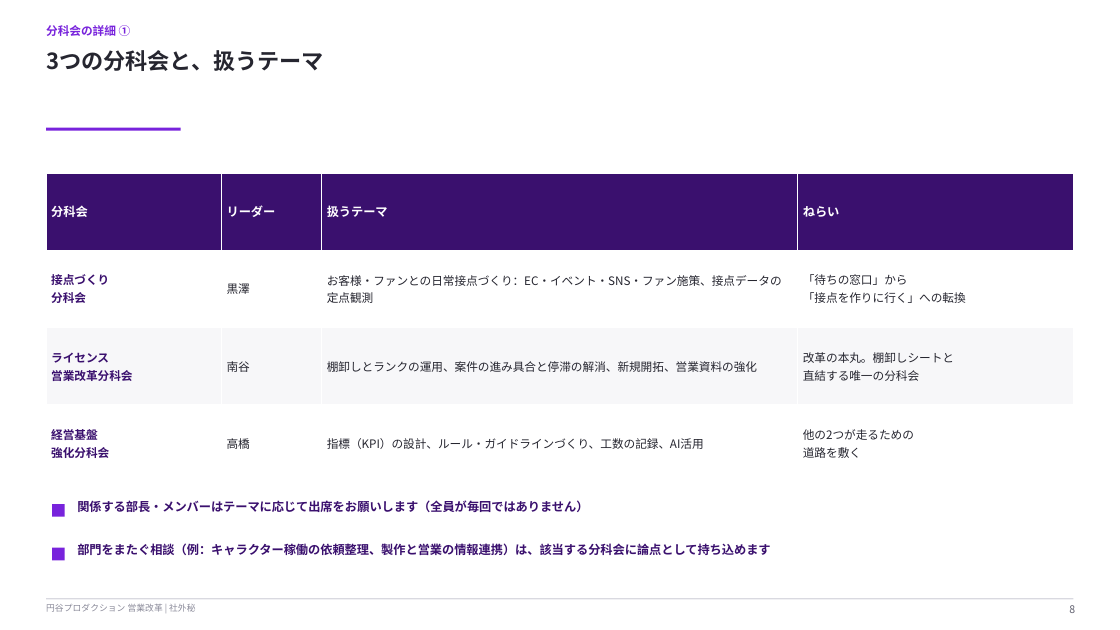
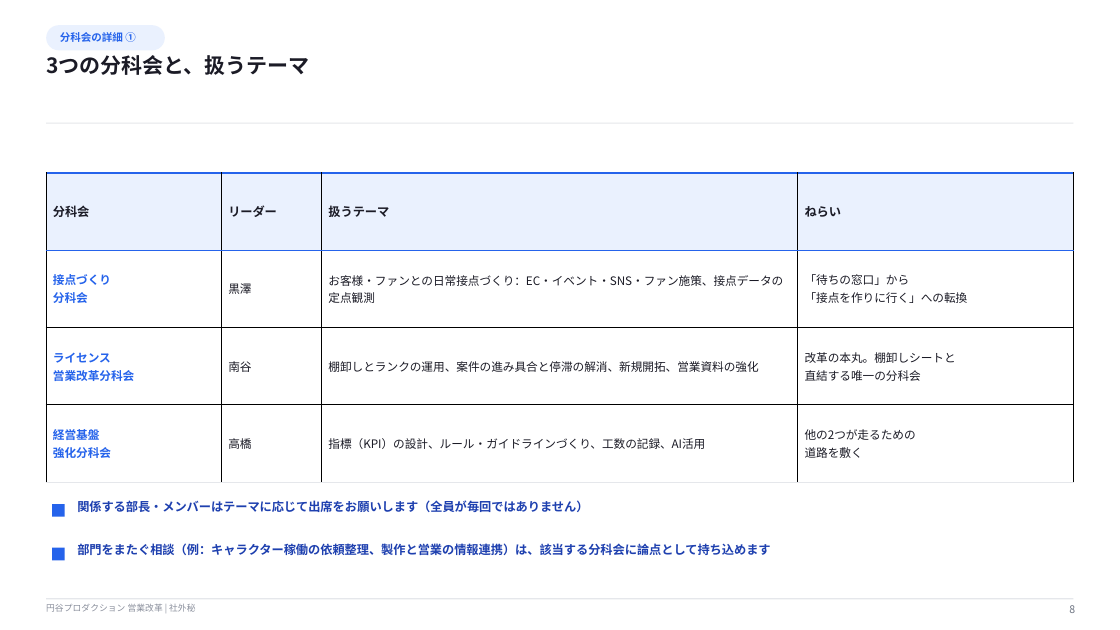
Before and after one commit to hayatoshintani-spe/kessho-lens, a slide deck: slide 8 of docs/営業改革_部長会進捗共有_20260714.pptx. Drawn at 1120x630 pixels with LibreOffice and Linux fonts; fonts in the diff are those of the drawing. Boxes give left, top, right and bottom in pixels: in the first picture for what was removed or moved away, otherwise in the second. Text is boxed around its words. In the diff, an @@ line names an element or a change of style, - is before the commit and + after.

```diff
--- a/docs/営業改革_部長会進捗共有_20260714.pptx
+++ b/docs/営業改革_部長会進捗共有_20260714.pptx
@@ rounded rectangle "分科会の詳細 ①": place and size @@
-rounded rectangle "分科会の詳細 ①" at bbox=[46, 25, 131, 36]
+rounded rectangle "分科会の詳細 ①" at bbox=[46, 25, 165, 50]
@@ rounded rectangle "分科会の詳細 ①" at bbox=[46, 25, 165, 50]: size 10 to 9 pt, text colour #7823DC to #2563EB; less space between paragraphs; vertical alignment top to middle; fill none to #EAF1FE @@
@@ text "3つの分科会と、扱うテーマ" at bbox=[46, 55, 310, 75]: size 19 to 18 pt, text colour #262630 to #1B1B26 @@
@@ rectangle removed at bbox=[46, 128, 181, 131] @@
@@ rectangle added at bbox=[46, 123, 1074, 124], fill #E5E7EB @@
@@ table at bbox=[46, 173, 1074, 482] @@
@@ fill #3A106E to #EAF1FE in row 1 @@
@@ fill #F7F7F9 to #FFFFFF in row 3 @@
@@ text colour #FFFFFF to #1B1B26 in "分科会", "リーダー", "扱うテーマ", "ねらい" @@
@@ text colour #3A106E to #2563EB in "接点づくり", "分科会", "ライセンス", "営業改革分科会" and 2 more places @@
@@ text colour #262630 to #1B1B26 in "黒澤", "お客様・ファンとの日常接点づくり：EC・イベント・SNS・ファン施策、接点データの定点観測", "「待ちの窓口」から", "「接点を作りに行く」への転換" and 8 more places @@
@@ borders changed @@
@@ rectangle at bbox=[52, 504, 65, 517]: fill #7823DC to #2563EB @@
@@ text "関係する部長・メンバーはテーマに応じて出席をお願いします（全員が毎回ではありません）" at bbox=[77, 500, 588, 512]: text colour #3A106E to #1E40AF @@
@@ rectangle at bbox=[52, 548, 65, 560]: fill #7823DC to #2563EB @@
@@ text "部門をまたぐ相談（例：キャラクター稼働の依頼整理、製作と営業の情報連携）は、該当する分科会に論点として持ち込めます" at bbox=[77, 543, 770, 555]: text colour #3A106E to #1E40AF @@
```
Also in this commit, not shown: 13 other slides changed, 7 other files.
